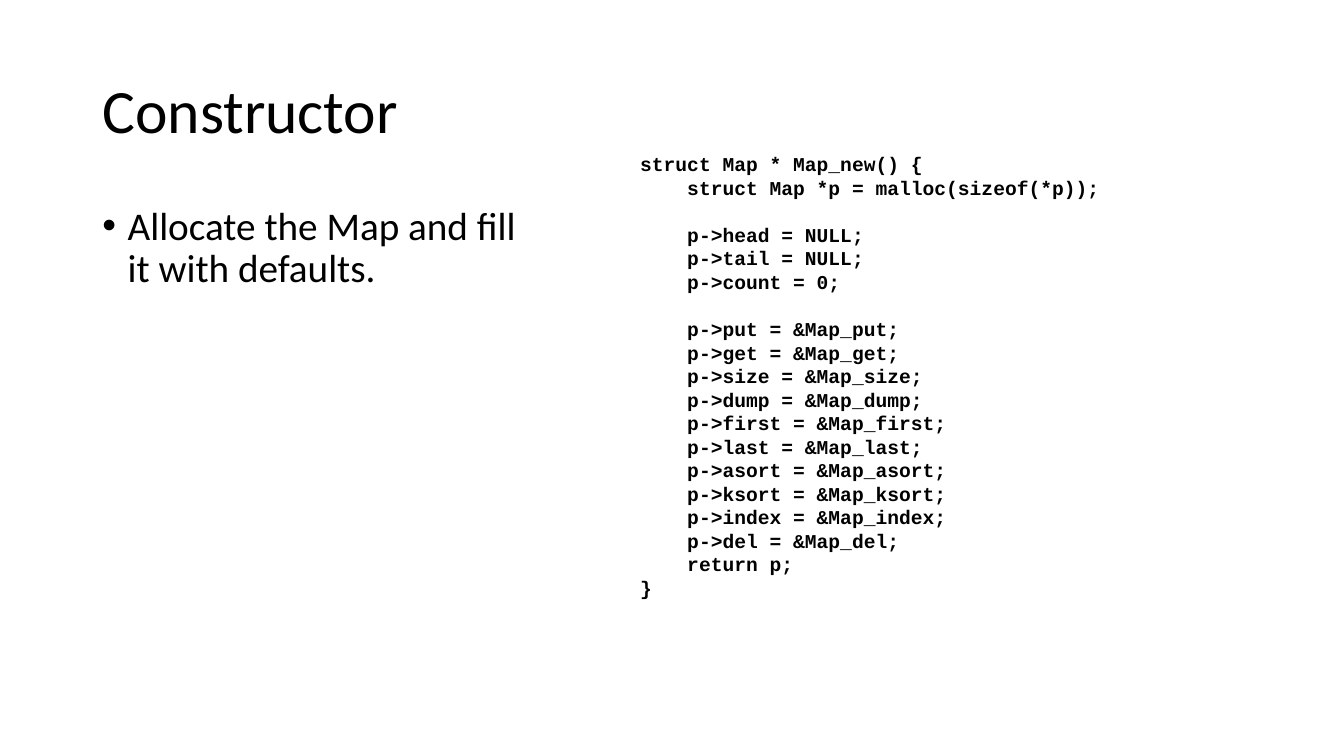
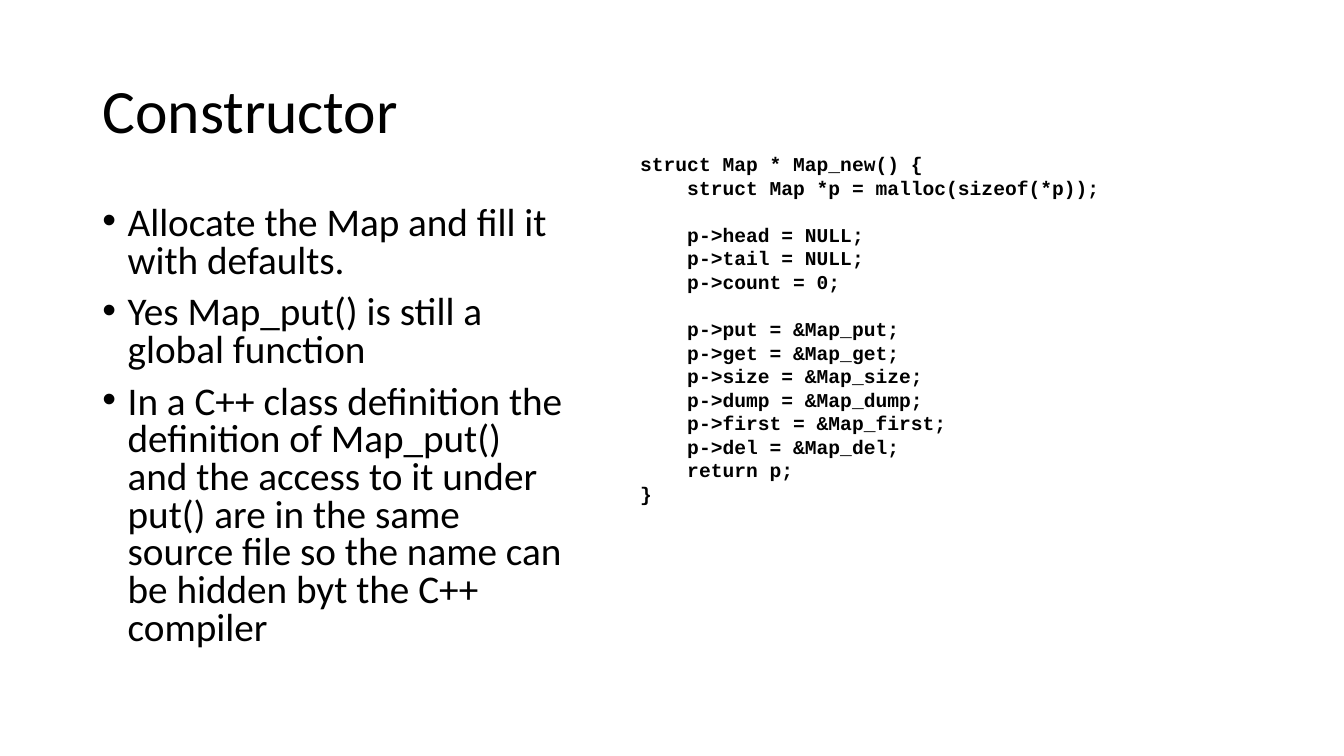
Before and after one commit to csev/cc4e, a slide deck: slide 28 of lectures/CC-04-Maps.pptx. Drawn at 1344x756 pixels with LibreOffice and Linux fonts; fonts in the diff are those of the drawing. Boxes give left, top, right and bottom in pixels: in the first picture for what was removed or moved away, otherwise in the second. Text is boxed around its words. In the diff, an @@ line names an element or a change of style, - is before the commit and + after.

```diff
--- a/lectures/CC-04-Maps.pptx
+++ b/lectures/CC-04-Maps.pptx
@@ text at bbox=[128, 208, 546, 275]: line spacing 0.9 to 0.8 @@
@@ text at bbox=[128, 296, 562, 648]: paragraphs added @@
+• Yes Map_put() is still a global function
+• In a C++ class definition the definition of Map_put() and the access to it under put() are in the same source file so the name can be hidden byt the C++ compiler
@@ text at bbox=[687, 440, 946, 528]: paragraphs removed @@
-p->last = &Map_last;
-p->asort = &Map_asort;
-p->ksort = &Map_ksort;
-p->index = &Map_index;
```
Also in this commit, not shown: 17 other slides changed, 1 slide removed.
